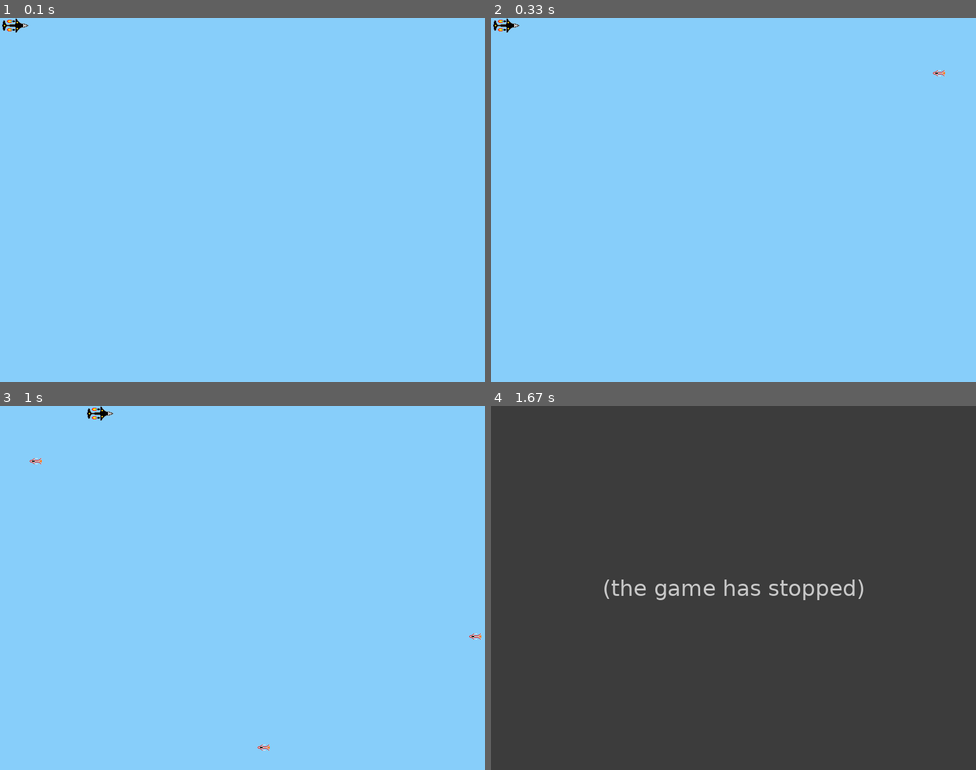
Above: before the commit, frames 1-4 (two rows, left to right).
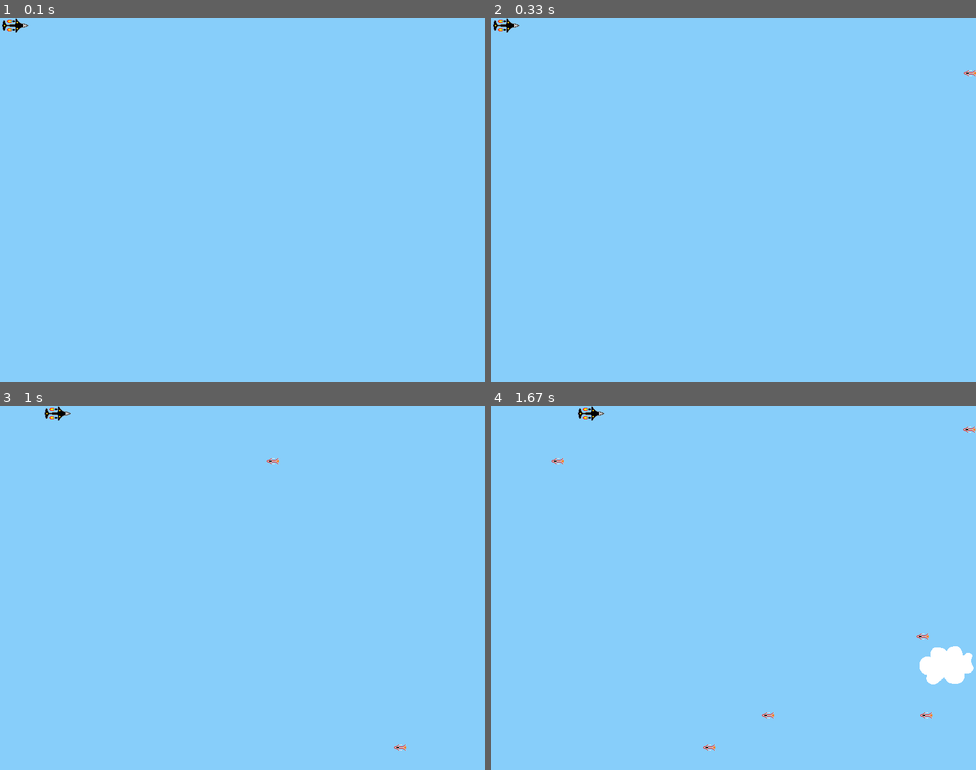
Above: after the commit, the same moments.

Repository: joshua-cole/typing-game-for-kids
Game: pygame game, started from pygame-tutorial.py
Same seed, same stepped clock (60 frames per second), same inputs: the game is played once before the commit and once after it.
Inputs:
- Up to frame 1 (0.1 s): no input
- Up to frame 2 (0.33 s): no input
- Up to frame 3 (1 s): hold Right 0.33-0.8 s; hold Up from 0.83 s (still down)
- Up to frame 4 (1.67 s): release Up at 1.13 s; hold Right 1.17-1.63 s

Frame 1 is identical in both runs. In frame 2, less than 0.1% of the frame differs, in the area x 91-100%, y 14-16%; in frame 3, 0.3%; in frame 4, 100%, in the area x 0-100%, y 0-100%.
Error before the commit: ValueError: empty range for randrange() (820, 701, -119) (pygame-tutorial.py line 89); the game stopped at 1 s (later frames are placeholders)

Commit message:
added time clock to slow it down

Diff:
--- a/pygame-tutorial.py
+++ b/pygame-tutorial.py
@@ -78,6 +78,8 @@
         if self.rect.right < 0:
             self.kill()
 
+# Define the cloud object by extending pygame.sprite.Sprite
+# Use an image for a better-looking sprite
 class Cloud(pygame.sprite.Sprite):
     def __init__(self):
         super(Cloud, self).__init__()
@@ -86,13 +88,13 @@
         # The starting position is randomly generated
         self.rect = self.surf.get_rect(
             center=(
-                random.randint(SCREEN_WIDTH + 20, SCREEN_HEIGHT + 100),
+                random.randint(SCREEN_WIDTH + 20, SCREEN_WIDTH + 100),
                 random.randint(0, SCREEN_HEIGHT),
             )
         )
 
-    # Move cloud based on a constant speed
-    # Remove the cloud when it pass the left edge of the screen
+    # Move the cloud based on a constant speed
+    # Remove the cloud when it passes the left edge of the screen
     def update(self):
         self.rect.move_ip(-5, 0)
         if self.rect.right < 0:
@@ -101,6 +103,9 @@
 # Create the screen object
 # The size is determined by the constant SCREEN_WIDTH and SCREEN_HEIGHT
 screen = pygame.display.set_mode((SCREEN_WIDTH, SCREEN_HEIGHT))
+
+# Setup the clock for a decent framerate
+clock = pygame.time.Clock()
 
 # Create a custom event for adding a new enemy and a cloud
 ADDENEMY = pygame.USEREVENT + 1
@@ -174,3 +179,6 @@
 
     # Update the display
     pygame.display.flip()
+
+    # Ensure the game maintains a framerate of 30 frames per second
+    clock.tick(30)
